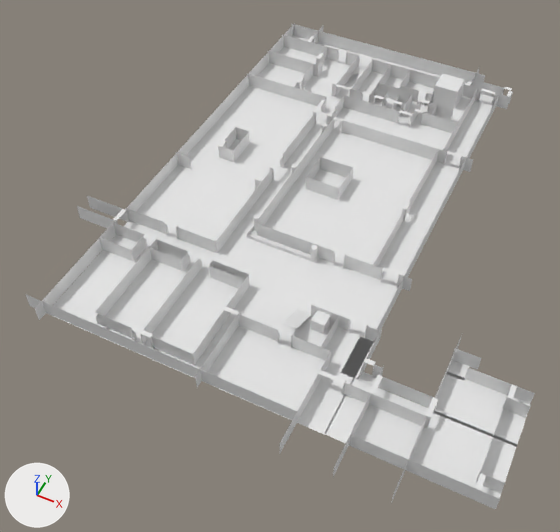
Renders of the Blender file assets/FFloor.blend from each side of a commit.
Both versions are drawn from a 50 mm camera at (-2.4, -47.5, 63.8) aimed at (-29.7, 7.0, -4.3). Lighting does not change. The marker at lower left points along +X, +Y and +Z. The picture after the commit comes second.

In view in the first picture: 'Cube.001', 'Doors', 'Floor', 'Walls' and 4 more.
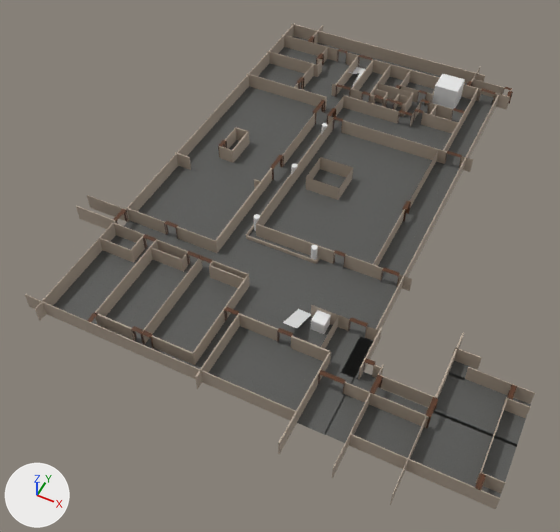
Location of each change, (x1, y1, x2, y2) in pixels of the pictures (560 x 532 px):
'Floor', recoloured (white to grey)
    both: (53, 36, 531, 508)
'Walls', reshaped
    before: (26, 23, 535, 509)
    after: (25, 23, 535, 509)
'Doors', recoloured
    both: (87, 37, 517, 490)
part 1 of me_cube_146, added
    after: (25, 23, 535, 505)
part 2 of me_cube_146, recoloured
    before: (26, 23, 535, 509)
    after: (87, 26, 535, 509)

What changed in the scene script:
```text
Add img_beige_wall_001_diff_1k_jpg:
    img_beige_wall_001_diff_1k_jpg = load_image('beige_wall_001_diff_1k.jpg', 'beige_wall_001_diff_1k.jpg', 1024, 1024, 'sRGB')
Add img_wood_table_worn_diff_1k_jpg:
    img_wood_table_worn_diff_1k_jpg = load_image('wood_table_worn_diff_1k.jpg', 'wood_table_worn_diff_1k.jpg', 1024, 1024, 'sRGB')
Add img_concrete_floor_worn_001_diff_1k_jpg:
    img_concrete_floor_worn_001_diff_1k_jpg = load_image('concrete_floor_worn_001_diff_1k.jpg', 'concrete_floor_worn_001_diff_1k.jpg', 1024, 1024, 'sRGB')
Add mat_material_002:
    mat_material_002 = bpy.data.materials.new('Material.002')
    # uses the picture img_beige_wall_001_diff_1k_jpg
Add mat_material_003:
    mat_material_003 = principled_material('Material.003')
    mat_material_003.texture = img_wood_table_worn_diff_1k_jpg
Add mat_material_001:
    mat_material_001 = principled_material('Material.001')
    mat_material_001.texture = img_concrete_floor_worn_001_diff_1k_jpg
Change me_plane:
    where me_plane.from_pydata(...)  # 28 vertices, 7 faces; spans x -1.0..2.02, y -1.03..2.69, z 0.0
    add me_plane.materials.append(mat_material_001)  # picture img_concrete_floor_worn_001_diff_1k_jpg
Change me_cube_020:
    where me_cube_020.from_pydata(...)  # 368 vertices, 138 faces; spans x -15.6..31.1, y -40.5..17.3, z -1.0..1.0
    add me_cube_020.materials.append(mat_material_003)  # picture img_wood_table_worn_diff_1k_jpg
Change me_cube_146:
    used by ob_walls; location = (-41.8, 11.6, 0.9)
    remove me_cube_146.from_pydata(...)  # 436 vertices, 109 faces; spans x -10.4..43.0, y -28.5..36.1, z -2.5..1.0
    add me_cube_146.from_pydata(...)  # 824 vertices, 591 faces; spans x -10.4..43.0, y -28.5..36.1, z -2.5..1.0
    me_cube_146 part 1: 388 vertices added at x -10.4..43.0, y -28.5..36.1, z -2.5..1.0
    me_cube_146 part 2: 109 faces spanning x -10.4..43.0, y -28.5..36.1, z -2.5..1.0 switch from no material to mat_material_002
```
